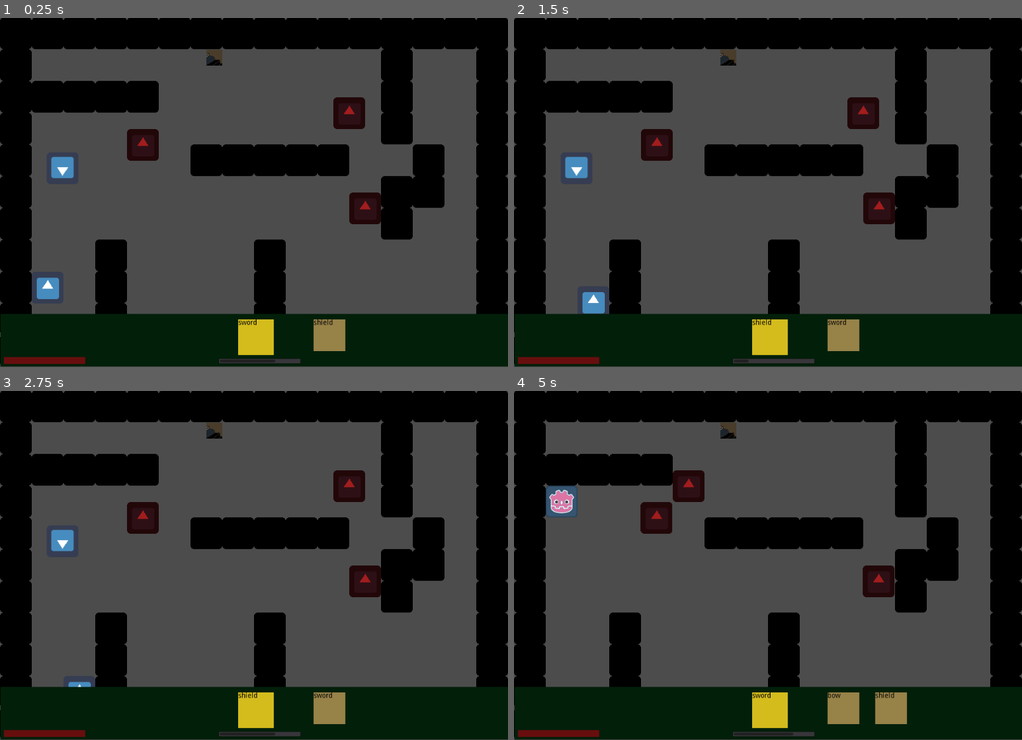
Above: before the commit, frames 1-4 (two rows, left to right).
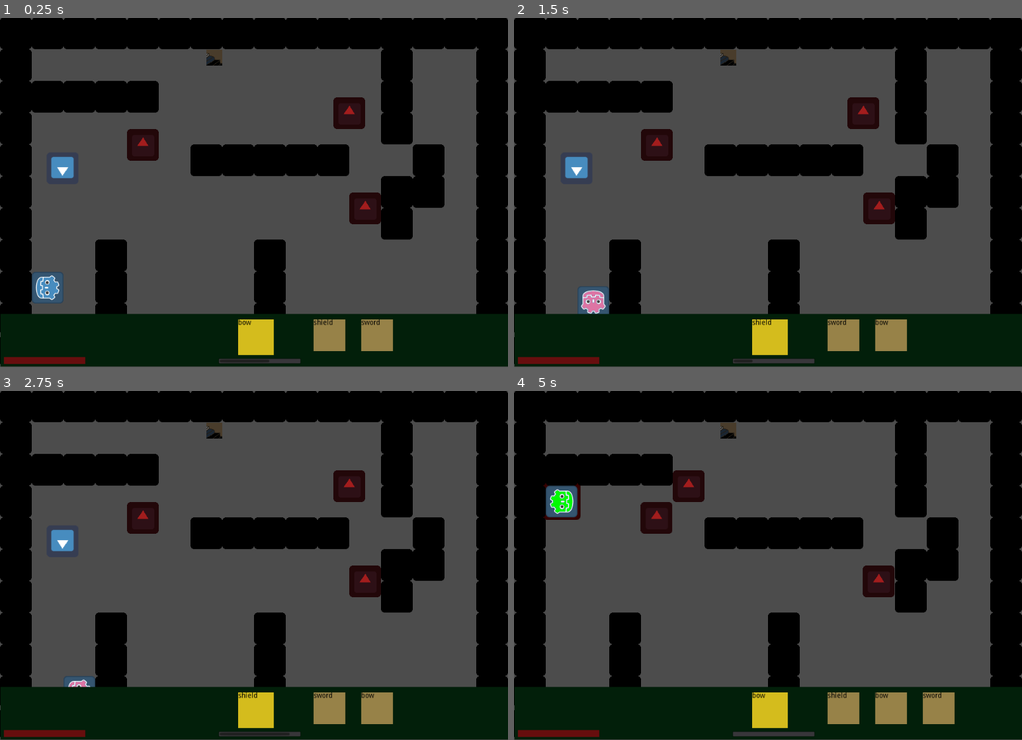
Above: after the commit, the same moments.

Repository: mfurtak/gmtk-game-jam-2019
Game: Godot game, scene res://Main.tscn
Two runs of this game, one before a commit and one after it. Both use one fixed random seed, a clock stepped at 60 frames per second and the inputs below. The engine's default icon, where the game draws it, is replaced by a stand-in: a white triangle on a blue panel in a dark square.
Inputs:
- Up to frame 1 (0.25 s): no input
- Up to frame 2 (1.5 s): hold Right (ui_right) 0.53-1.28 s; tap Space (ui_select) at 0.77 s; hold Down (ui_down) from 1.28 s (still down)
- Up to frame 3 (2.75 s): tap Space (ui_select) at 1.52 s; release Down (ui_down) at 2.03 s; hold Right (ui_right) from 2.03 s (still down)
- Up to frame 4 (5 s): release Right (ui_right) at 2.78 s; hold Up (ui_up) 2.78-3.53 s; tap Space (ui_select) at 3.02, 3.77, 4.52 s; hold Left (ui_left) from 3.53 s (still down)

The runs differ from the first frame. In frame 1, 1.0% of the frame differs, in the area x 6-78%, y 73-99%; in frame 2, 1.0%; in frame 3, 0.8%; in frame 4, 1.1%, in the area x 5-87%, y 26-99%.

Commit message:
Add arrows, fix some things with the menu, add directions

Diff:
--- /dev/null
+++ b/gmtk-godot/Arrow.gd
@@ -0,0 +1,36 @@
+extends Area2D
+
+const SPEED = 30
+var direction setget set_direction
+var dead = false
+
+func _ready():
+	connect('body_entered', self, '_on_body_entered')
+
+func _physics_process(delta):
+	if not dead:
+		position += direction*SPEED
+
+func _on_body_entered(body):
+	if not dead:
+		if body.name == "TileMap":
+			dead = true
+		if body.has_method("on_shot"):
+			body.on_shot()
+			queue_free()
+
+func set_direction(new_direction):
+	direction = new_direction
+	self.rotation = _get_rotation()
+
+func _get_rotation():
+	if direction.y < 0:
+		return 0
+	elif direction.y > 0:
+		return PI
+	elif direction.x < 0:
+		return (3.0 * PI) / 2.0
+	elif direction.x > 0:
+		return PI / 2.0
+	else:
+		return 0
--- /dev/null
+++ b/gmtk-godot/Arrow.tscn
@@ -0,0 +1,17 @@
+[gd_scene load_steps=4 format=2]
+
+[ext_resource path="res://Arrow.gd" type="Script" id=1]
+[ext_resource path="res://arrow.png" type="Texture" id=2]
+
+[sub_resource type="RectangleShape2D" id=1]
+extents = Vector2( 5.73479, 19.9221 )
+
+[node name="Arrow" type="Area2D"]
+script = ExtResource( 1 )
+
+[node name="Sprite" type="Sprite" parent="."]
+texture = ExtResource( 2 )
+
+[node name="CollisionShape2D" type="CollisionShape2D" parent="."]
+position = Vector2( 0, -12 )
+shape = SubResource( 1 )
--- a/gmtk-godot/Player.gd
+++ b/gmtk-godot/Player.gd
@@ -2,13 +2,16 @@
 
 enum Items {SWORD, BOW, SHIELD}
 
-var direction = Vector2()
+
+var moving_direction = Vector2()
+var facing_direction = Vector2(1,0)
 var velocity = Vector2()
 var is_action_pressed = false
 
 const SPEED = 30
 const TOP_SPEED = 50
 const DECELERATION = .7
+const ARROW_OFFSET = 48
 
 const BASE_ITEMS_PERIOD = 3 # seconds
 const PER_ITEM_PERIOD = 1
@@ -20,24 +23,30 @@
 var is_pink = false
 var is_attacking = false
 
-var items_queue = [Items.SWORD, Items.SHIELD]
-var current_item = null
+var items_queue = [Items.BOW, Items.SHIELD, Items.SWORD]
+var current_item = items_queue[-1]
+var sprites = null
+var current_sprite = null
+var current_rotation = 0
+
+onready var arrow_scene = preload("res://Arrow.tscn")
 
 # Called when the node enters the scene tree for the first time.
 func _ready():
-	$AnimatedSprite.play("default")
+	sprites = [$sword, $shield, $bow]
+	_render()
 	pass # Replace with function body.
 
 # Called every frame. 'delta' is the elapsed time since the previous frame.
 func _physics_process(delta):
-	var normal_direction = direction.normalized()
-
-	velocity.x += max(min(normal_direction.x * SPEED, TOP_SPEED), -TOP_SPEED)
-	velocity.y +=  max(min(normal_direction.y * SPEED, TOP_SPEED), -TOP_SPEED)
-
-	if normal_direction.x == 0:
+	var normal_moving_direction = moving_direction.normalized()
+
+	velocity.x += max(min(normal_moving_direction.x * SPEED, TOP_SPEED), -TOP_SPEED)
+	velocity.y +=  max(min(normal_moving_direction.y * SPEED, TOP_SPEED), -TOP_SPEED)
+
+	if normal_moving_direction.x == 0:
 		velocity.x = lerp(velocity.x, 0, DECELERATION)
-	if normal_direction.y == 0:
+	if normal_moving_direction.y == 0:
 		velocity.y = lerp(velocity.y, 0, DECELERATION)
 
 	var collision = move_and_collide(velocity * delta)
@@ -47,45 +56,76 @@
 			if collision.collider.has_method("on_attacked"):
 				collision.collider.on_attacked()
 
-	if is_pink:
-		is_attacking = false
-
-	if is_action_pressed and not is_pink:
-		is_attacking = true
-
-#	if is_attacking:
-#		$AttackSprite.visible = true
-#	elif not is_attacking:
-#		$AttackSprite.visible = false
-
-func on_player_attacked():
-	current_health = max(MIN_HEALTH, current_health - 1)
-	print("OUCH")
 
 # Called every frame. 'delta' is the elapsed time since the previous frame.
 func _process(delta):
-	direction.x = 0
-	direction.y = 0
+	moving_direction.x = 0
+	moving_direction.y = 0
 	is_action_pressed = false
 
 	if Input.is_action_pressed("ui_up"):
-		direction.y += -1
+		moving_direction.y += -1
 	if Input.is_action_pressed("ui_down"):
-		direction.y += 1
+		moving_direction.y += 1
 	if Input.is_action_pressed("ui_left"):
-		direction.x += -1
+		moving_direction.x += -1
 	if Input.is_action_pressed("ui_right"):
-		direction.x += 1
+		moving_direction.x += 1
 	if Input.is_action_just_pressed("ui_select"):
 		is_action_pressed = true
 
+	if Input.is_action_pressed("ui_up"):
+		facing_direction = Vector2(0,-1)
+	elif Input.is_action_pressed("ui_down"):
+		facing_direction = Vector2(0,1)
+	elif Input.is_action_pressed("ui_left"):
+		facing_direction = Vector2(-1,0)
+	elif Input.is_action_pressed("ui_right"):
+		facing_direction = Vector2(1,0)
+
 	if is_action_pressed:
-		print("ATTACK WITH: ", current_item)
+		_on_attack()
 
 	var total_item_period = float(BASE_ITEMS_PERIOD + (PER_ITEM_PERIOD * items_queue.size()))
 	var item_duration = total_item_period / float(items_queue.size())
 
 	$ItemSwapTimer.wait_time = item_duration
+	_render()
+
+func on_player_attacked():
+	match current_item:
+		Items.SWORD:
+			#print("zow!")
+			current_health = max(MIN_HEALTH, current_health - 1)
+		Items.BOW:
+			#print("ouch!")
+			current_health = max(MIN_HEALTH, current_health - 1)
+		Items.SHIELD:
+			pass
+		_:
+			print("spillover in get_item_name")
+			pass
+
+
+func _on_attack():
+	match current_item:
+		Items.SWORD:
+			print("SWORD ATTACK!!")
+			is_attacking = true
+			$SwordAttackTimer.start()
+		Items.BOW:
+			var arrow = arrow_scene.instance()
+			arrow.set_name("arrow")
+			get_parent().add_child(arrow)
+			arrow.position = position + (facing_direction*ARROW_OFFSET)
+			arrow.direction = facing_direction
+			print("BOW ATTACK!!")
+		Items.SHIELD:
+			print("Shield ATTACK!!")
+		_:
+			print("spillover in get_item_name")
+			pass
+
 
 func pickup(item_enum):
 	items_queue.push_back(item_enum)
@@ -99,24 +139,63 @@
 		Items.SHIELD:
 			return 'shield'
 		_:
+			print("spillover in get_item_name")
 			pass
 
 func _on_ItemSwapTimer_timeout():
-	current_item = items_queue.pop_front()
-	items_queue.push_back(current_item)
-	_set_color()
-
-func _set_color():
-	# TODO(ANIT) something is funky with the color setting,
-	# though it looks like current item is correct as far as the
-	# HUD is concerned
-	print("current item: ", current_item)
+	# Rotate the item
+	items_queue.push_back(items_queue.pop_front())
+	# Set the current item to the front of the queue
+	current_item = items_queue[0]
+	_render()
+
+func _render():
+	_render_color()
+	_render_facing_direction()
+	if is_attacking:
+		$AttackSprite.show()
+	else:
+		$AttackSprite.hide()
+
+func _render_color():
+	var next_sprite = _get_item_sprite()
+	if next_sprite != current_sprite:
+		current_sprite = next_sprite
+		for sprite in sprites:
+			sprite.hide()
+		current_sprite.show()
+
+
+func _get_item_sprite():
 	match current_item:
 		Items.SWORD:
-			$AnimatedSprite.play("default")
-		Items.BOW:
-			$AnimatedSprite.play("green")
-		Items.SHIELD:
-			$AnimatedSprite.play("pink")
-		_:
-			pass
+			return $sword
+		Items.BOW:
+			return $bow
+		Items.SHIELD:
+			return $shield
+		_:
+			print("spillover in _set_color")
+			return $sword
+
+func _render_facing_direction():
+	var next_rotation = _get_rotation()
+	if current_rotation != next_rotation:
+		current_rotation = next_rotation
+	current_sprite.rotation = current_rotation
+
+
+func _get_rotation():
+	if facing_direction.y < 0:
+		return 0
+	elif facing_direction.y > 0:
+		return PI
+	elif facing_direction.x < 0:
+		return (3.0 * PI) / 2.0
+	elif facing_direction.x > 0:
+		return PI / 2.0
+	else:
+		return current_rotation
+
+func _on_SwordAttackTimer_timeout():
+	is_attacking = false
--- a/gmtk-godot/Player.tscn
+++ b/gmtk-godot/Player.tscn
@@ -1,28 +1,36 @@
-[gd_scene load_steps=7 format=2]
+[gd_scene load_steps=11 format=2]
 
 [ext_resource path="res://Player.gd" type="Script" id=1]
 [ext_resource path="res://icon.png" type="Texture" id=2]
-[ext_resource path="res://icon_green.png" type="Texture" id=3]
-[ext_resource path="res://icon_pink.png" type="Texture" id=4]
+[ext_resource path="res://icon_pink.png" type="Texture" id=3]
+[ext_resource path="res://player_shield.png" type="Texture" id=4]
+[ext_resource path="res://player_sword.png" type="Texture" id=5]
+[ext_resource path="res://player_bow.png" type="Texture" id=6]
 
 [sub_resource type="RectangleShape2D" id=1]
 extents = Vector2( 32, 32 )
 
 [sub_resource type="SpriteFrames" id=2]
 animations = [ {
-"frames": [ ExtResource( 2 ) ],
-"loop": true,
-"name": "default",
-"speed": 5.0
-}, {
-"frames": [ ExtResource( 3 ) ],
-"loop": true,
-"name": "green",
-"speed": 5.0
-}, {
 "frames": [ ExtResource( 4 ) ],
 "loop": true,
-"name": "pink",
+"name": "idle",
+"speed": 5.0
+} ]
+
+[sub_resource type="SpriteFrames" id=3]
+animations = [ {
+"frames": [ ExtResource( 5 ) ],
+"loop": true,
+"name": "idle",
+"speed": 5.0
+} ]
+
+[sub_resource type="SpriteFrames" id=4]
+animations = [ {
+"frames": [ ExtResource( 6 ) ],
+"loop": true,
+"name": "idle",
 "speed": 5.0
 } ]
 
@@ -41,15 +49,28 @@
 [node name="ItemSwapTimer" type="Timer" parent="."]
 autostart = true
 
-[node name="AnimatedSprite" type="AnimatedSprite" parent="."]
-frames = SubResource( 2 )
-animation = "green"
-
 [node name="AttackSprite" type="Sprite" parent="."]
 visible = false
 modulate = Color( 1, 0, 0, 1 )
 self_modulate = Color( 1, 0, 0, 1 )
 position = Vector2( 0, -1 )
 scale = Vector2( 1.2, 1.2 )
-texture = ExtResource( 4 )
+texture = ExtResource( 3 )
+
+[node name="shield" type="AnimatedSprite" parent="."]
+frames = SubResource( 2 )
+animation = "idle"
+
+[node name="sword" type="AnimatedSprite" parent="."]
+frames = SubResource( 3 )
+animation = "idle"
+
+[node name="bow" type="AnimatedSprite" parent="."]
+frames = SubResource( 4 )
+animation = "idle"
+
+[node name="SwordAttackTimer" type="Timer" parent="."]
+wait_time = 0.5
+one_shot = true
 [connection signal="timeout" from="ItemSwapTimer" to="." method="_on_ItemSwapTimer_timeout"]
+[connection signal="timeout" from="SwordAttackTimer" to="." method="_on_SwordAttackTimer_timeout"]
--- a/gmtk-godot/Thwomp.gd
+++ b/gmtk-godot/Thwomp.gd
@@ -20,7 +20,11 @@
 	pass # Replace with function body.
 
 func is_active_caster(caster):
-	return caster.is_colliding() and caster.get_collider().name == "Player" and !caster.get_collider().is_pink
+	if caster.is_colliding() and caster.get_collider() ==  null:
+		print("BARF!")
+		return false
+	else:
+		return caster.is_colliding() and caster.get_collider().name == "Player" and !caster.get_collider().is_pink
 
 # Called every frame. 'delta' is the elapsed time since the previous frame.
 func _process(delta):
@@ -45,6 +49,8 @@
 func on_attacked():
 	self.queue_free()
 
+func on_shot():
+	print("was shot!")
 
 func _physics_process(delta):
 	#print(player.global_position)
Binary file added: gmtk-godot/arrow.png
Not shown, added: gmtk-godot/arrow.png.import
Binary file added: gmtk-godot/arrow_small.png
Not shown, added: gmtk-godot/arrow_small.png.import
Binary file added: gmtk-godot/player_bow.png
Not shown, added: gmtk-godot/player_bow.png.import
Binary file added: gmtk-godot/player_shield.png
Not shown, added: gmtk-godot/player_shield.png.import
Binary file added: gmtk-godot/player_sword.png
Not shown, added: gmtk-godot/player_sword.png.import
